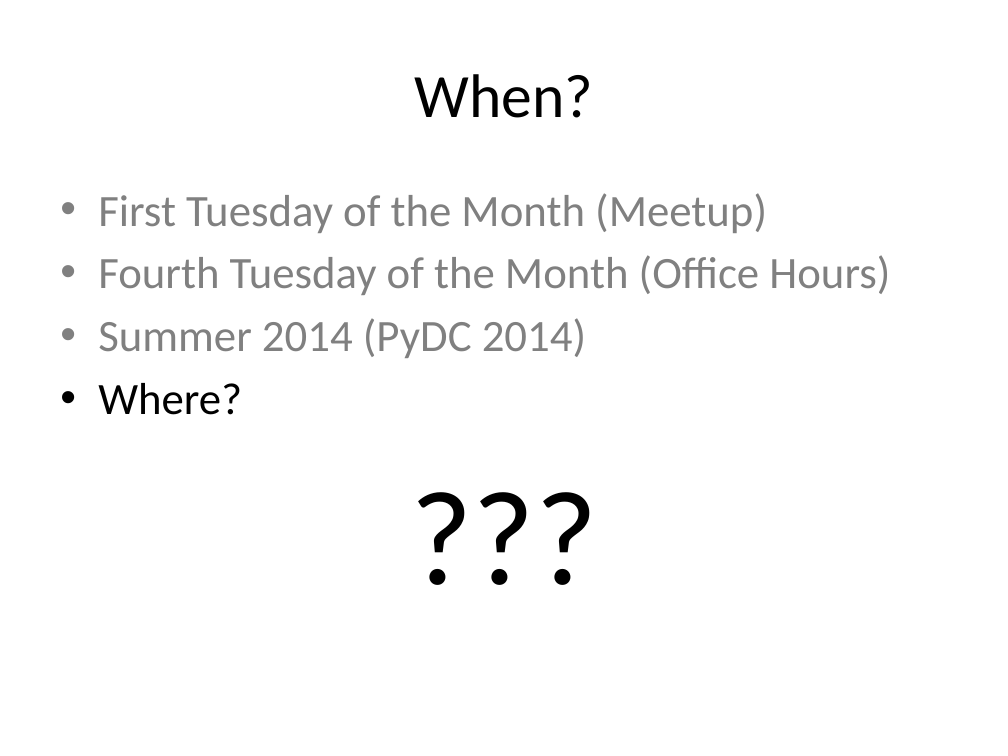
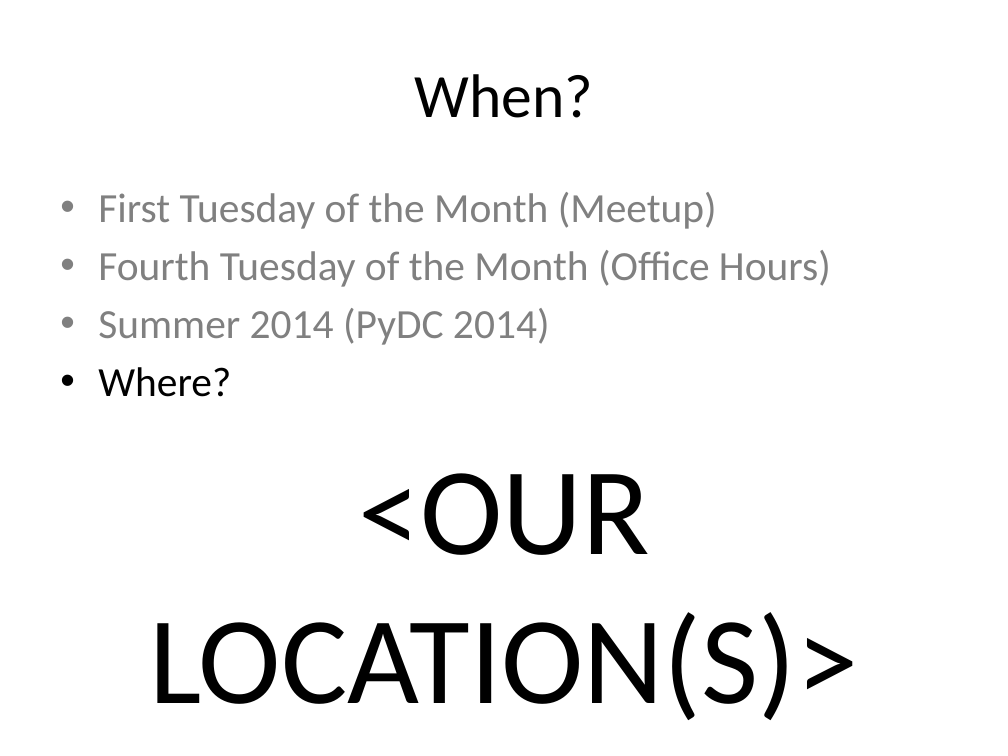
Before and after one commit to DCPython/generic-meetup-slides, a slide deck: slide 24 of DC Python Generic Meetup Slides.pptx. Drawn at 1008x756 pixels with LibreOffice and Linux fonts; fonts in the diff are those of the drawing. Boxes give left, top, right and bottom in pixels: in the first picture for what was removed or moved away, otherwise in the second. Text is boxed around its words. In the diff, an @@ line names an element or a change of style, - is before the commit and + after.

Commit message:
Save

```diff
--- a/DC Python Generic Meetup Slides.pptx
+++ b/DC Python Generic Meetup Slides.pptx
@@ text at box(98, 192, 831, 397): size 32 to 29.6 pt in "First Tuesday of the Month (Meetup)", "Fourth Tuesday of the Month (Office Hours)", "Summer 2014 (PyDC 2014)", "Where?" @@
@@ text at box(149, 473, 858, 720): text changed; size 96 to 88.8 pt @@
-???
+<OUR LOCATION(S)>
```
Also in this commit, not shown: 1 slide added, 1 slide removed.
